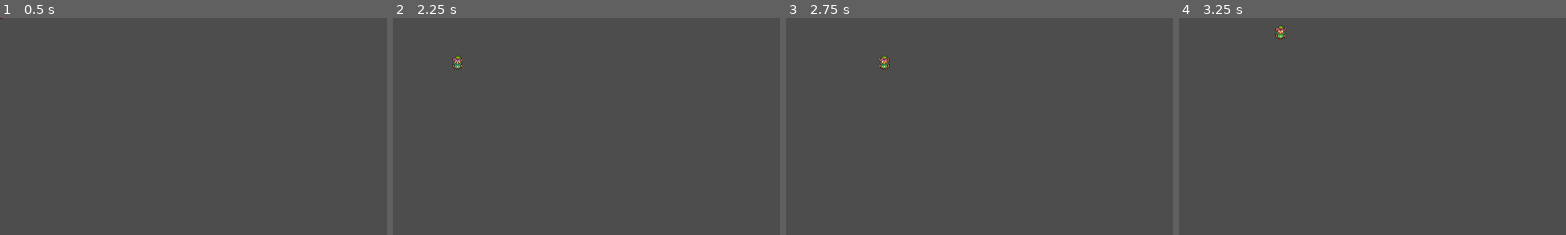
Above: before the commit, frames 1-4 (left to right).
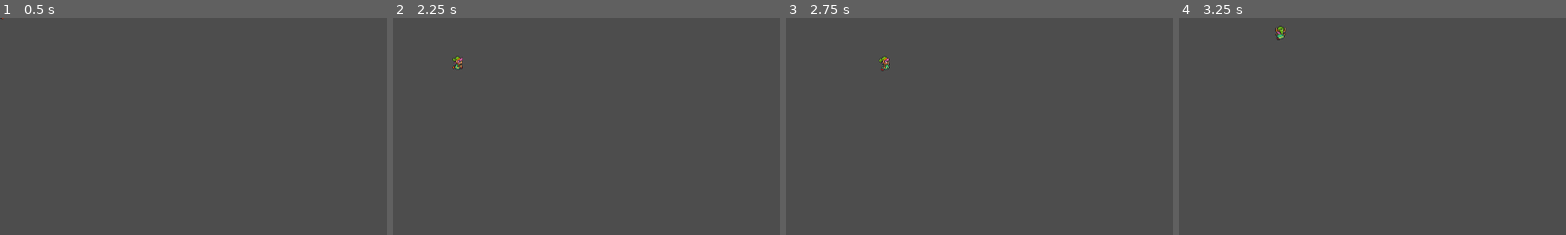
Above: after the commit, the same moments.

Repository: DenilsonDesigns/Fake-Zelda
Game: Godot game, scene res://scenes/characters/link/link.tscn
The game is run twice, just before and just after one commit, with the same random seed, the same clock (stepped at 60 frames per second) and the same inputs. The project has no main scene, so this scene is started directly.
Inputs:
- Up to frame 1 (0.5 s): no input
- Up to frame 2 (2.25 s): tap Enter at 0.5, 2 s; hold Right (ui_right) 0.53-1.28 s; tap Space at 1.25 s; hold Down (ui_down) 1.28-2.03 s; hold Right (ui_right) from 2.03 s (still down)
- Up to frame 3 (2.75 s): keep holding Right (ui_right)
- Up to frame 4 (3.25 s): tap Space at 2.75 s; release Right (ui_right) at 2.78 s; hold Up (ui_up) from 2.78 s (still down)
The pictures show only the part of the screen within x 0-50%, y 0-50%; the shares and areas given below are measured in that part.

Frame 1 is identical in both runs. In frame 2, 0.1% of the frame differs, in the area x 15-19%, y 17-24%; in frame 3, 0.1%, in the area x 24-27%, y 17-25%; in frame 4, 0.1%.

Commit message:
add link walking animations

Diff:
--- a/scenes/characters/link/link.gd
+++ b/scenes/characters/link/link.gd
@@ -1,13 +1,33 @@
 extends CharacterBody2D
+
+@onready var animated_sprite_2d: AnimatedSprite2D = $AnimatedSprite2D
 
 @export var speed: float = 100.0
 
 func _physics_process(_delta: float) -> void:
-	var input_vector = Vector2.ZERO
-
-	input_vector.x = Input.get_action_strength("ui_right") - Input.get_action_strength("ui_left")
-	input_vector.y = Input.get_action_strength("ui_down") - Input.get_action_strength("ui_up")
-	input_vector = input_vector.normalized()
+	var input_vector = Vector2(
+		Input.get_action_strength("ui_right") - Input.get_action_strength("ui_left"),
+		Input.get_action_strength("ui_down") - Input.get_action_strength("ui_up")
+	).normalized()
 
 	velocity = input_vector * speed
 	move_and_slide()
+	update_animation(input_vector)
+
+
+func update_animation(dir: Vector2) -> void:
+	if dir == Vector2.ZERO:
+		animated_sprite_2d.stop()
+		return
+
+	if abs(dir.x) > abs(dir.y):
+		animated_sprite_2d.animation = "walk_side"
+		animated_sprite_2d.flip_h = dir.x < 0
+	elif dir.y > 0:
+		animated_sprite_2d.animation = "walk_down"
+		animated_sprite_2d.flip_h = false
+	else:
+		animated_sprite_2d.animation = "walk_up"
+		animated_sprite_2d.flip_h = false
+
+	animated_sprite_2d.play()
--- a/scenes/characters/link/link.tscn
+++ b/scenes/characters/link/link.tscn
@@ -345,7 +345,7 @@
 [node name="AnimatedSprite2D" type="AnimatedSprite2D" parent="."]
 position = Vector2(1, -8)
 sprite_frames = SubResource("SpriteFrames_inuvl")
-animation = &"idle_down"
+animation = &"swing_side"
 autoplay = "idle_down"
 
 [node name="CollisionShape2D" type="CollisionShape2D" parent="."]
